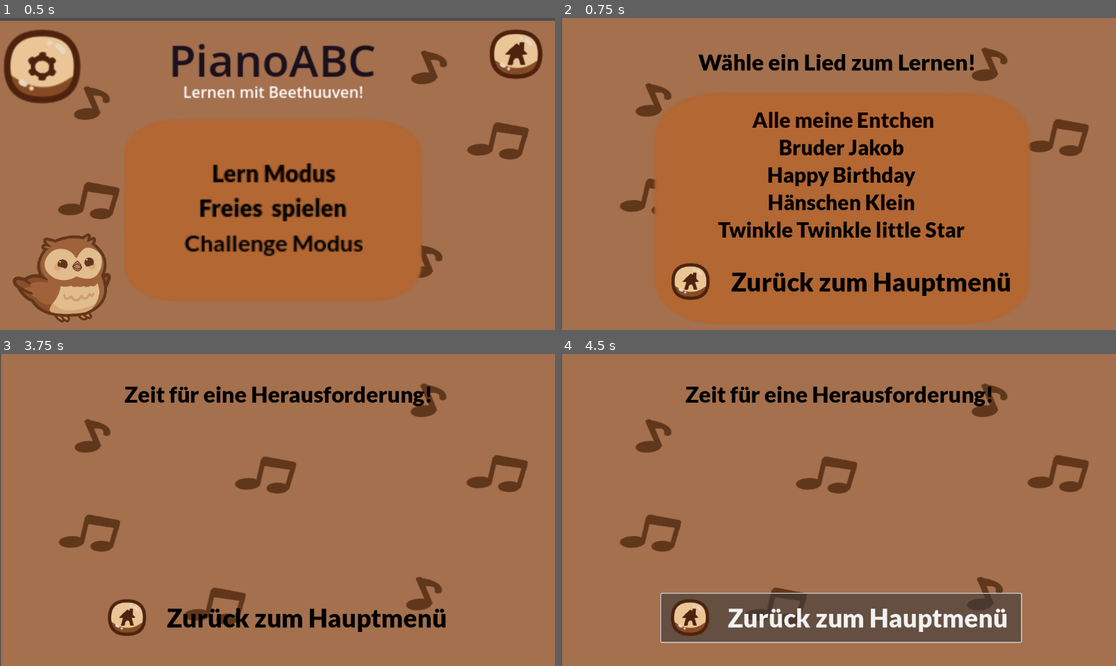
Above: before the commit, frames 1-4 (two rows, left to right).
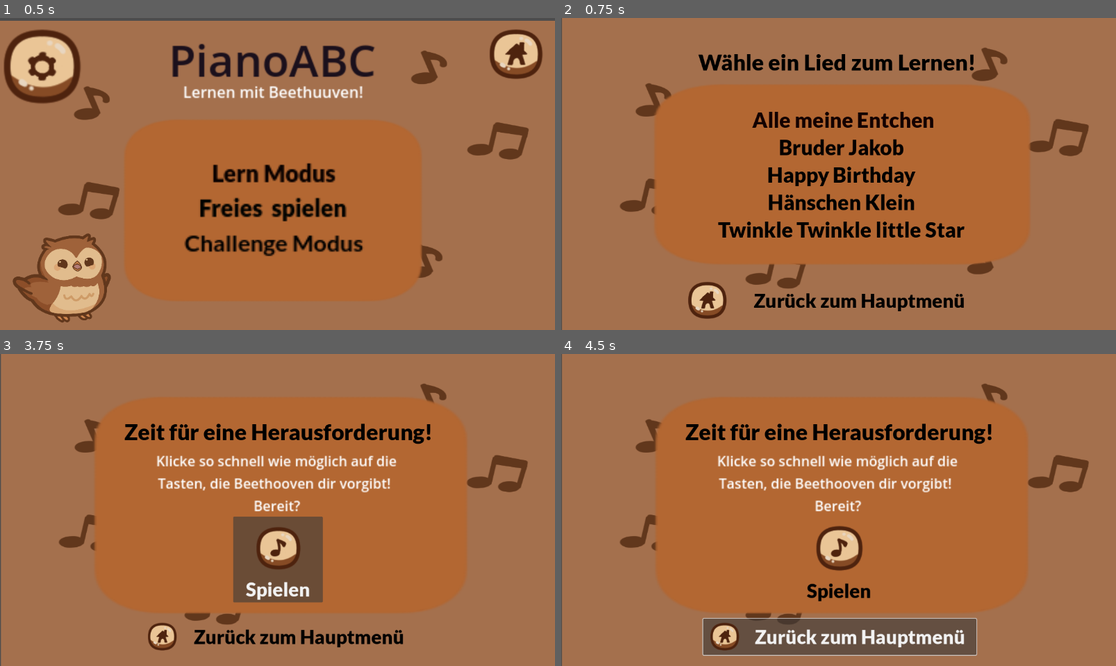
Above: after the commit, the same moments.

Repository: AdamBakashev/PianoABC
Game: Godot game, scene res://MainMenu.tscn
The game is run twice, just before and just after one commit, with the same random seed, the same clock (stepped at 60 frames per second) and the same inputs.
Inputs:
- Up to frame 1 (0.5 s): no input
- Up to frame 2 (0.75 s): click "Lern Modus" at 0.5 s
- Up to frame 3 (3.75 s): click "Alle meine Entchen" at 1.25 s; click "Zurück" at 2 s; click "Zurück zum Hauptmenü" at 2.75 s; click "Challenge Modus" at 3.5 s
- Up to frame 4 (4.5 s): click "Zurück zum Hauptmenü" at 4.25 s

Frame 1 is identical in both runs. In frame 2, 14% of the frame differs, in the area x 16-85%, y 21-98%; in frame 3, 48%; in frame 4, 52%, in the area x 17-85%, y 10-97%.

Commit message:
menü schöner gemacht nochmal

Diff:
--- a/ChallengeMode.tscn
+++ b/ChallengeMode.tscn
@@ -1,8 +1,10 @@
-[gd_scene load_steps=5 format=3 uid="uid://ctgcs8uq0bf5n"]
+[gd_scene load_steps=7 format=3 uid="uid://ctgcs8uq0bf5n"]
 
 [ext_resource type="Texture2D" uid="uid://qybfpsj2pw0c" path="res://Bilder/hintergrund/Hintergrund.png" id="1_srag6"]
 [ext_resource type="FontFile" uid="uid://gwac28susx48" path="res://fonts/Lato/Lato-Black.ttf" id="2_5vodu"]
+[ext_resource type="Texture2D" uid="uid://bwvrywgvqle6f" path="res://Bilder/Icon/IconMenüLeisteEingeklappt.png" id="3_f1fa0"]
 [ext_resource type="Texture2D" uid="uid://dtwo4ymiq1x1v" path="res://Bilder/Icon/IconStartseite.png" id="3_mcr1q"]
+[ext_resource type="Texture2D" uid="uid://4xjaqx05vnag" path="res://Bilder/Icon/IconNotenAusschalten.png" id="5_s6soh"]
 
 [sub_resource type="StyleBoxFlat" id="StyleBoxFlat_f1fa0"]
 bg_color = Color(0.6, 0.6, 0.6, 0)
@@ -17,11 +19,30 @@
 texture = ExtResource("1_srag6")
 expand_mode = 4
 
-[node name="ZurückZumHauptmenü" type="Button" parent="TextureRect"]
-offset_left = 206.0
-offset_top = 498.0
-offset_right = 953.0
-offset_bottom = 598.0
+[node name="Label2" type="Label" parent="."]
+offset_left = 232.0
+offset_top = 106.0
+offset_right = 926.0
+offset_bottom = 216.0
+theme_override_colors/font_color = Color(0, 0, 0, 1)
+theme_override_fonts/font = ExtResource("2_5vodu")
+theme_override_font_sizes/font_size = 46
+text = "Zeit für eine Herausforderung!"
+horizontal_alignment = 1
+vertical_alignment = 1
+
+[node name="Sprite2D2" type="Sprite2D" parent="."]
+z_index = -2
+position = Vector2(606, 296.5)
+scale = Vector2(3.84817, 2.49554)
+texture = ExtResource("3_f1fa0")
+
+[node name="ZurückZumHauptmenü" type="Button" parent="."]
+offset_left = 295.0
+offset_top = 550.0
+offset_right = 1051.0
+offset_bottom = 650.0
+scale = Vector2(0.75, 0.75)
 theme_override_colors/font_color = Color(0, 0, 0, 1)
 theme_override_fonts/font = ExtResource("2_5vodu")
 theme_override_font_sizes/font_size = 53
@@ -29,14 +50,29 @@
 text = "Zurück zum Hauptmenü"
 icon = ExtResource("3_mcr1q")
 
-[node name="Label2" type="Label" parent="."]
-offset_left = 232.0
-offset_top = 38.0
-offset_right = 926.0
-offset_bottom = 129.0
+[node name="Label" type="Label" parent="."]
+offset_left = 317.0
+offset_top = 201.0
+offset_right = 605.0
+offset_bottom = 276.0
+scale = Vector2(1.79, 1.79)
+text = "Klicke so schnell wie möglich auf die Tasten, die Beethooven dir vorgibt!
+Bereit?"
+horizontal_alignment = 1
+autowrap_mode = 3
+
+[node name="ZurückZumHauptmenü2" type="Button" parent="."]
+offset_left = 484.0
+offset_top = 338.0
+offset_right = 732.0
+offset_bottom = 575.0
+scale = Vector2(0.75, 0.75)
 theme_override_colors/font_color = Color(0, 0, 0, 1)
 theme_override_fonts/font = ExtResource("2_5vodu")
-theme_override_font_sizes/font_size = 46
-text = "Zeit für eine Herausforderung!"
-horizontal_alignment = 1
-vertical_alignment = 1
+theme_override_font_sizes/font_size = 53
+theme_override_styles/normal = SubResource("StyleBoxFlat_f1fa0")
+text = "Spielen"
+icon = ExtResource("5_s6soh")
+icon_alignment = 1
+vertical_icon_alignment = 0
+expand_icon = true
--- a/LearnMode.tscn
+++ b/LearnMode.tscn
@@ -103,19 +103,19 @@
 
 [node name="ZurückZumHauptmenü" type="Button" parent="."]
 layout_mode = 0
-offset_left = 213.0
-offset_top = 498.0
-offset_right = 963.0
-offset_bottom = 598.0
+offset_left = 248.0
+offset_top = 537.0
+offset_right = 880.0
+offset_bottom = 637.0
 theme_override_colors/font_color = Color(0, 0, 0, 1)
 theme_override_fonts/font = ExtResource("2_u3gn0")
-theme_override_font_sizes/font_size = 53
+theme_override_font_sizes/font_size = 40
 theme_override_styles/normal = SubResource("StyleBoxFlat_akvkb")
 text = "Zurück zum Hauptmenü"
 icon = ExtResource("4_qak4o")
 
 [node name="box" type="Sprite2D" parent="."]
 z_index = -1
-position = Vector2(607, 377)
-scale = Vector2(3.8801, 2.67208)
+position = Vector2(607, 310.363)
+scale = Vector2(3.8801, 2.07711)
 texture = ExtResource("5_ma8qk")
